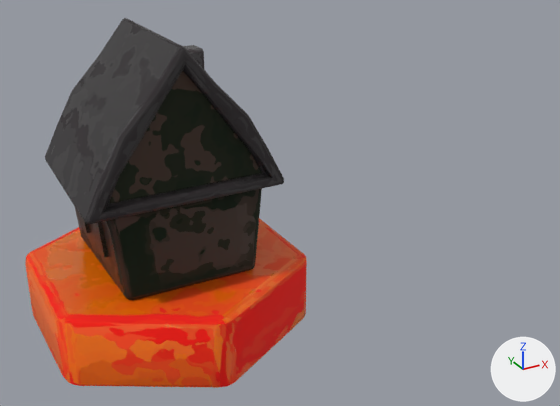
A saved change to the Blender file Assets/Resources/Models/Hexagon.blend.
One viewpoint serves both versions: a 50 mm camera at (-1.61, -4.55, 2.71) aimed at (0.87, -0.04, 0.46). Every picture has the same lights, and +X, +Y and +Z are marked at lower right.

Names of what the first picture shows: 'Cube', 'Hexagon', 'House', 'Windows'.
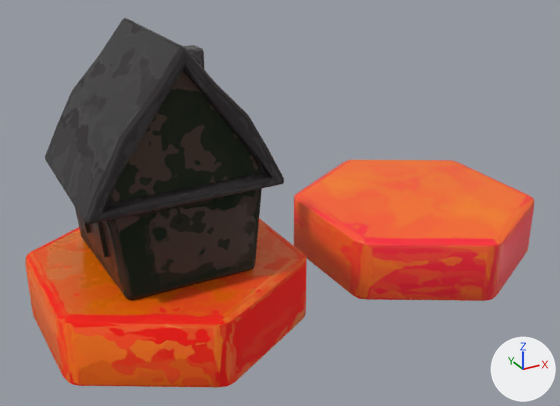
Changed parts and their boxes [x1, y1, x2, y2] in the pictures (560 x 406 px):
'Hexagon.001', added (orange)
    after: [294, 160, 534, 301]

The change, as a list of edits to the scene's bpy script:
```text
Add mat_painterlybasev2:
    mat_painterlybasev2 = bpy.data.materials.new('PainterlyBaseV2')
    # nodes: BsdfPrincipled, Mix, OutputMaterial, TexCoord, TexNoise, TexVoronoi, ValToRGB
    # colours: black #000000, white #ffffff, orange #ff8a00, red #ff0036
Add me_cylinder_001:
    me_cylinder_001.from_pydata(...)  # 144 vertices, 146 faces; spans x -0.87..0.87, y -0.97..0.97, z -0.25..0.25
    me_cylinder_001.polygons.foreach_set('use_smooth', [True] * 146)
    me_cylinder_001.materials.append(mat_painterlybasev2)  # its picture is missing
Add ob_hexagon_001:
    ob_hexagon_001 = bpy.data.objects.new('Hexagon.001', me_cylinder_001)
    ob_hexagon_001.location = (2.129, 0.0, 0.0)
```
